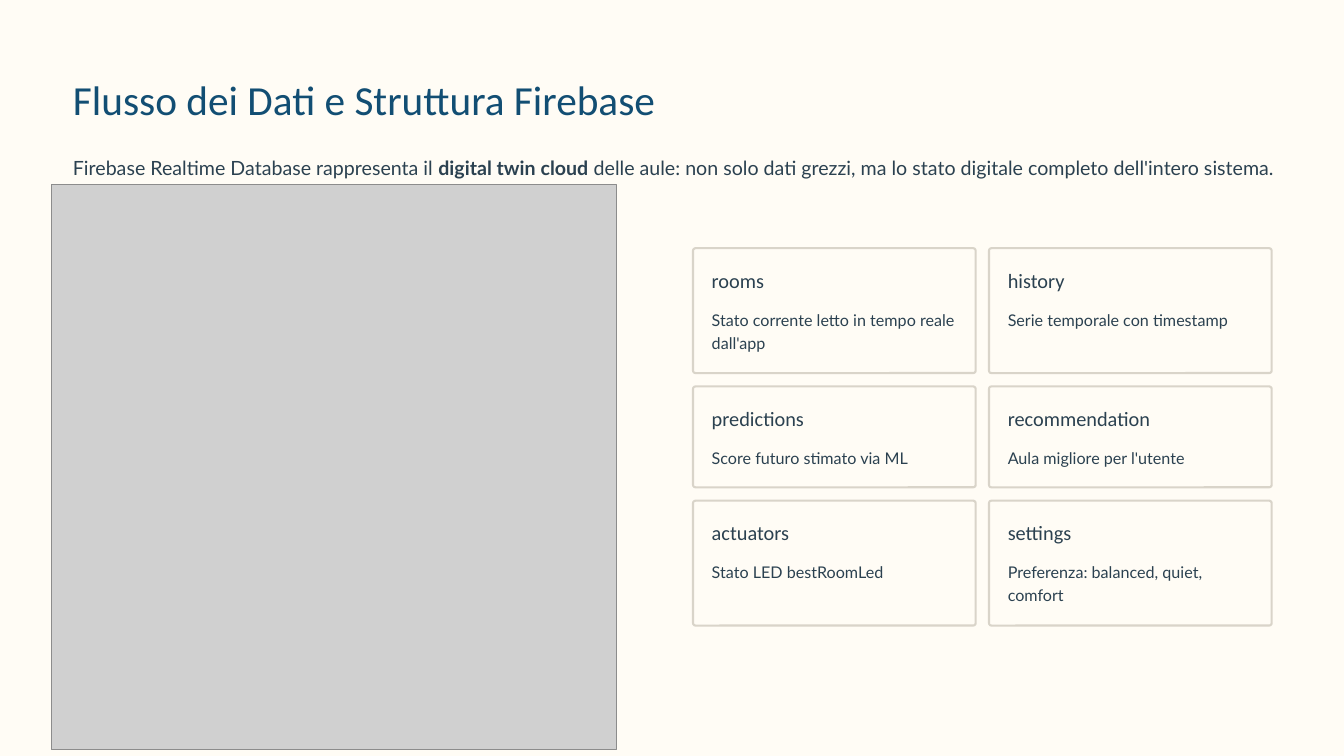
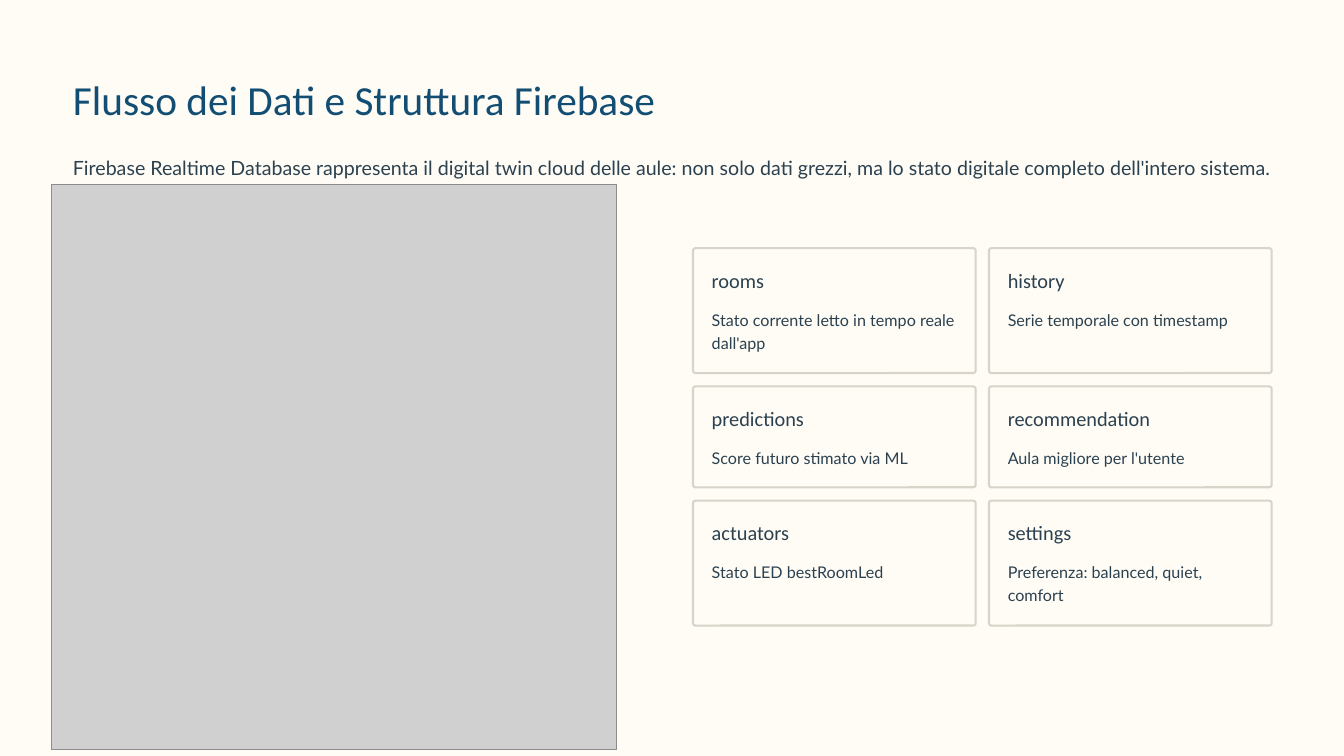
Before and after one commit to leolevro00/Smart-Study-Rooms, a slide deck: slide 7 of presentation/Smart-Study-Rooms.pptx. Drawn at 1344x756 pixels with LibreOffice and Linux fonts; fonts in the diff are those of the drawing; grey boxes stand for pictures; background and template pictures are left out. Boxes give left, top, right and bottom in pixels: in the first picture for what was removed or moved away, otherwise in the second. Text is boxed around its words. In the diff, an @@ line names an element or a change of style, - is before the commit and + after.

Commit message:
commit presentazione finale

```diff
--- a/presentation/Smart-Study-Rooms.pptx
+++ b/presentation/Smart-Study-Rooms.pptx
@@ text "Firebase Realtime Database rappresenta il ..." at (73, 160, 1270, 179): bold off in "digital twin cloud" @@
```
